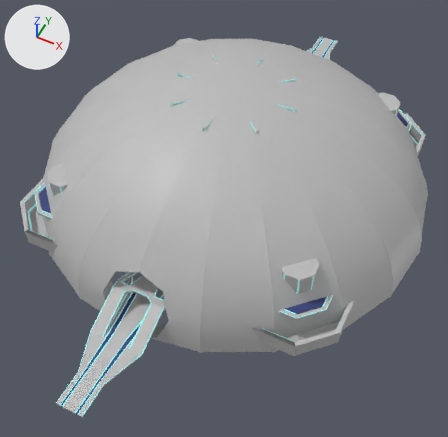
One commit to the FBX model Assets/3DModels/Level/Noah_Lv2.fbx: the scene before it, then after it.
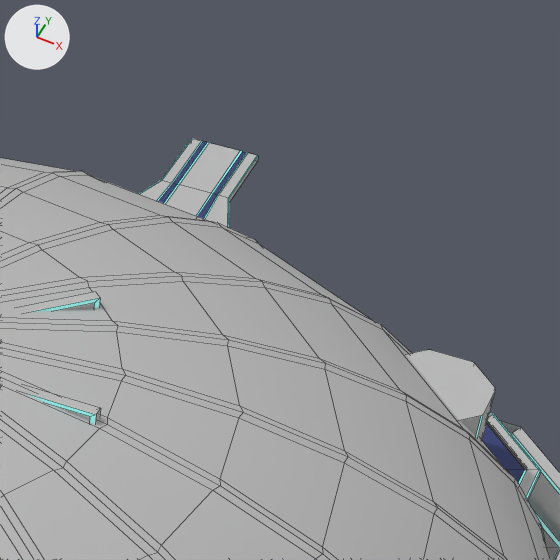
The first picture shows the older version from a 50 mm camera at (1.82, -3.84, 4.29) aimed at (0.1, -0.39, -0.03). The close-ups show both versions on the part from 60% to 93% of the width and 0% to 34% of the height of that picture; other places that the commit changed are outside them. The lights are fixed; the arrows at upper left show +X, +Y and +Z. The close-ups show mesh edges as thin lines. Where no turn or scale is listed for an object, it has been applied to the vertices. Vertices at the same position are counted once.

Names of what the first close-up shows: 'pCylinder71.001', 'pPipe18.001', 'pPipe19.001', 'pSphere8', 'pSphere9', 'pasted__polySurface1.001', 'pasted__polySurface10.001', 'pasted__polySurface11.001', 'pasted__polySurface7.001', 'pasted__polySurface9.001', 'polySurface43', 'polySurface44', 'polySurface68.001'.
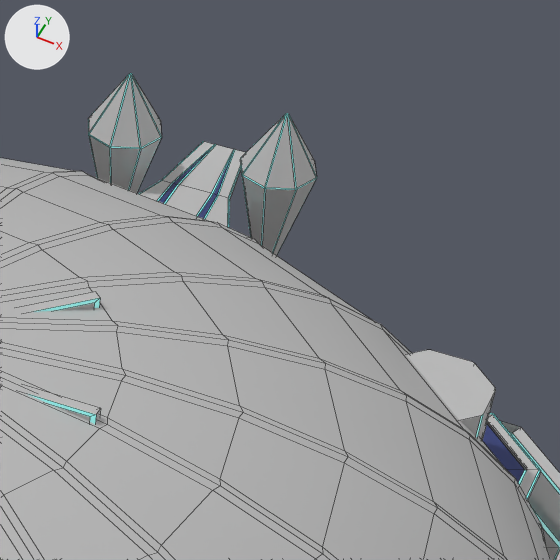
Changed parts and their boxes [x1, y1, x2, y2] in the close-ups (560 x 560 px; the box of a moved part takes in the faces that stretch with it):
'pCylinder72.001', added
    after: [241, 113, 317, 256]
    faces in mat_lambert3 (grey #bcbcbc): [241, 116, 317, 256]
    faces in mat_neon_glow_blue (cyan #00fff7): [241, 113, 317, 253]
'pCylinder10.001', added
    after: [88, 73, 162, 193]
    faces in mat_lambert3 (grey #bcbcbc): [89, 75, 161, 193]
    faces in mat_neon_glow_blue (cyan #00fff7): [88, 73, 162, 190]
'pasted__polySurface1.001', reshaped
    before: [164, 142, 242, 216]
    after: [164, 144, 234, 216]
'pasted__polySurface10.001', reshaped
    before: [204, 153, 258, 227]
    after: [204, 149, 246, 227]
'pasted__polySurface7.001', reshaped
    before: [139, 138, 203, 201]
    after: [139, 141, 215, 201]
'pasted__polySurface11.001', reshaped
    before: [198, 152, 246, 219]
    after: [198, 151, 234, 219]
'pasted__polySurface9.001', reshaped
    before: [159, 141, 207, 203]
    after: [159, 151, 209, 203]
part 1 of me_mesh_067, moved or reshaped
    before: [174, 141, 207, 184]
    after: [174, 151, 209, 184]
part 2 of me_mesh_068, moved or reshaped
    before: [178, 142, 242, 194]
    after: [178, 144, 234, 194]
part 3 of me_mesh_086, moved or reshaped
    before: [214, 152, 246, 195]
    after: [213, 151, 234, 195]
part 4 of me_mesh_060, moved or reshaped
    before: [162, 138, 203, 183]
    after: [162, 141, 215, 183]
part 5 of me_mesh_081, moved or reshaped
    before: [218, 153, 258, 202]
    after: [218, 149, 246, 201]

Patch to the scene script:
```diff
--- a/Assets/3DModels/Level/Noah_Lv2.fbx.py
+++ b/Assets/3DModels/Level/Noah_Lv2.fbx.py
@@ me_mesh_068 @@
 me_mesh_068.from_pydata(...)  # 55 vertices, 49 faces; spans x -11.0..11.0, y 0.0..16.0, z 18.0..262.0
 # used by ob_pasted__polysurface1_001; parent = ob_mainplatform1; location = (0.0, 0.0, 0.0)
-me_mesh_068.vertices[30].co = (-6.0, 16.0, 262.0)  # pixel (207, 142)
-me_mesh_068.vertices[31].co = (6.0, 16.0, 262.0)  # pixel (242, 151)
-me_mesh_068.vertices[32].co = (-6.0, 14.0, 262.0)
-me_mesh_068.vertices[33].co = (6.0, 14.0, 262.0)
-me_mesh_068.vertices[45].co = (5.0, 16.0, 262.0)  # pixel (240, 150)
-me_mesh_068.vertices[46].co = (-5.0, 16.0, 262.0)  # pixel (209, 142)
+# me_mesh_068 part 2
+me_mesh_068.vertices[30].co = (-3.0, 16.0, 262.0)  # pixel (215, 144)
+me_mesh_068.vertices[31].co = (3.0, 16.0, 262.0)  # pixel (234, 149)
+me_mesh_068.vertices[32].co = (-3.0, 14.0, 262.0)
+me_mesh_068.vertices[33].co = (3.0, 14.0, 262.0)
+me_mesh_068.vertices[45].co = (3.0, 16.0, 262.0)  # pixel (233, 149)
+me_mesh_068.vertices[46].co = (-3.0, 16.0, 262.0)  # pixel (216, 144)
 me_mesh_068.materials.append(mat_neon_glow_blue)
@@ me_mesh_086 @@
 me_mesh_086.from_pydata(...)  # 32 vertices, 30 faces; spans x 4.0..18.0, y 0.0..16.0, z 20.0..262.0
 # used by ob_pasted__polysurface11_001; parent = ob_mainplatform1; location = (0.0, 0.0, 0.0)
 # verts and faces of me_mesh_086; kept vertices keep their numbers, new ones are numbered from 32
+# me_mesh_086 part 3
+delete_vertices([30, 31])  # with the faces that use them
+verts[28] = (3.0, 16.0, 262.0)  # moved, pixel (234, 149)
+verts[29] = (3.0, 14.0, 262.0)  # moved
+faces += [(26, 27, 29), (24, 28, 29, 27), (24, 25, 28)]
 me_mesh_086.materials.append(mat_glassysurface)
@@ me_mesh_067 @@
 me_mesh_067.from_pydata(...)  # 32 vertices, 30 faces; spans x -0.18..-0.04, y 0.2..2.62, z 0.0..0.16
 # verts and faces of me_mesh_067; kept vertices keep their numbers, new ones are numbered from 32
+# me_mesh_067 part 1
+delete_vertices([30, 31])  # with the faces that use them
+verts[28] = (-0.03, 2.62, 0.16)  # moved, pixel (215, 144)
+verts[29] = (-0.03, 2.62, 0.14)  # moved
+faces += [(26, 27, 29), (24, 28, 29, 27), (24, 25, 28)]
 me_mesh_067.materials.append(mat_glassysurface)
@@ me_mesh_081 @@
 me_mesh_081.from_pydata(...)  # 150 vertices, 125 faces; spans x 0.06..0.62, y -0.55..1.87, z -0.12..0.15
+# me_mesh_081 part 5
+for i in [*range(88, 92), 137, 139]: me_mesh_081.vertices[i].co += Vector((-0.04, 0.0, 0.0))
 me_mesh_081.materials.append(mat_lambert1)
@@ me_mesh_060 @@
 me_mesh_060.from_pydata(...)  # 150 vertices, 125 faces; spans x -62.0..-6.0, y -12.0..15.0, z -55.0..187.0
 # used by ob_pasted__polysurface7_001; parent = ob_mainplatform1; location = (0.0, 11.66, 75.54)
+# me_mesh_060 part 4
+for i in [*range(88, 92), 137, 139]: me_mesh_060.vertices[i].co += Vector((4.0, 0.0, 0.0))
 me_mesh_060.materials.append(mat_lambert1)
@@ ob_pcylinder10_001 @@
+ob_pcylinder10_001 = bpy.data.objects.new('pCylinder10.001', me_mesh_089)  # 48 vertices, 50 faces; spans x -0.371..-0.129, y -0.121..0.121, z -0.304..0.304; in mat_neon_glow_blue (cyan #00fff7), mat_lambert3 (grey #bcbcbc)
+ob_pcylinder10_001.location = (0.0, 2.36, 0.18)
@@ ob_pcylinder72_001 @@
+ob_pcylinder72_001 = bpy.data.objects.new('pCylinder72.001', me_mesh_090)  # 48 vertices, 50 faces; spans x -13.6..-4.7, y -11.1..11.1, z -4.4..4.4; in mat_neon_glow_blue (cyan #00fff7), mat_lambert3 (grey #bcbcbc)
+ob_pcylinder72_001.parent = ob_mainplatform1
+ob_pcylinder72_001.location = (0.0, 18.0, 236.0)
+ob_pcylinder72_001.rotation_euler = (0.0, 3.142, 0.0)  # degrees (0, 180, 0)
+ob_pcylinder72_001.scale = (2.73, 2.73, 2.73)
```
